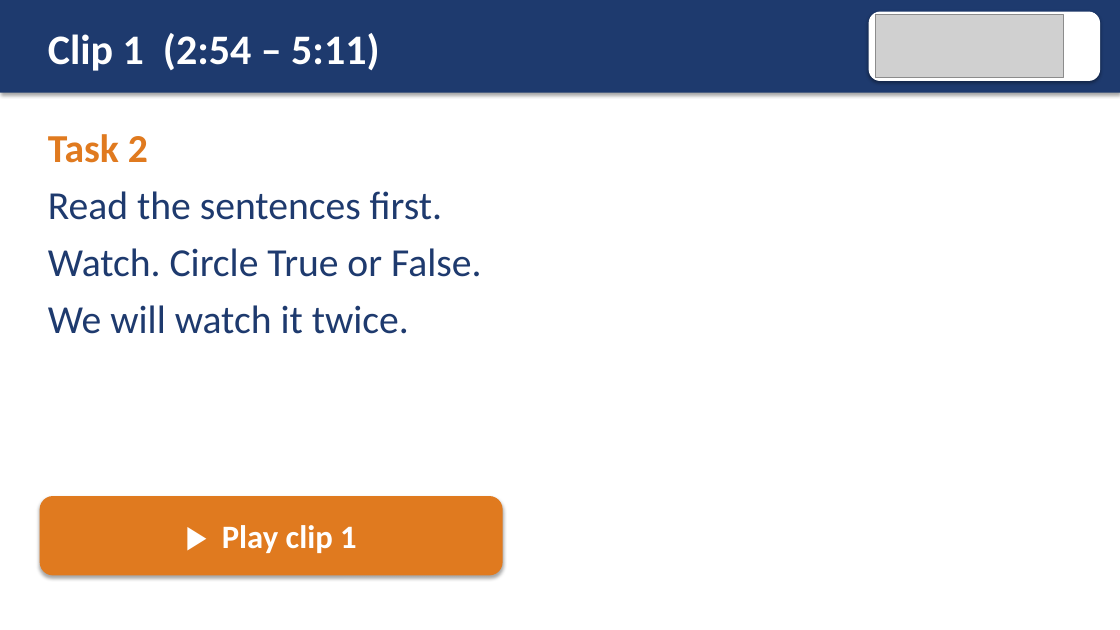
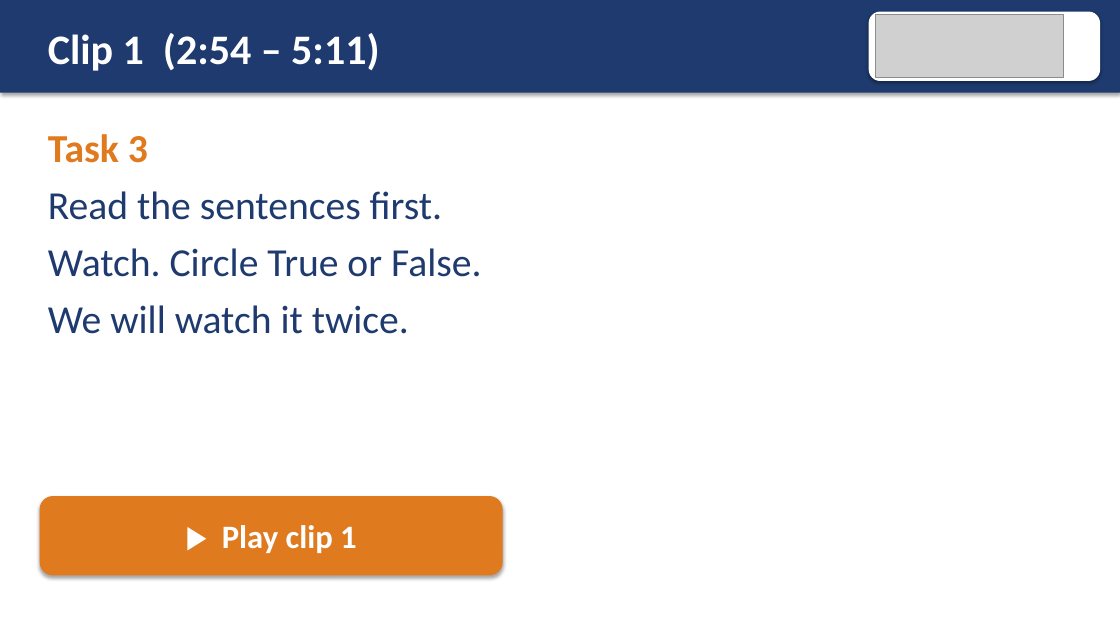
Before and after one commit to AtinWix/esol, a slide deck: slide 8 of child-migrant-stories/passing-tides/e2-e3-past-simple-sequencing-projector-slides.pptx (slide 6 before the commit). Drawn at 1120x630 pixels with LibreOffice and Linux fonts; fonts in the diff are those of the drawing; grey boxes stand for pictures. Boxes give left, top, right and bottom in pixels: in the first picture for what was removed or moved away, otherwise in the second. Text is boxed around its words. In the diff, an @@ line names an element or a change of style, - is before the commit and + after.

```diff
--- a/child-migrant-stories/passing-tides/e2-e3-past-simple-sequencing-projector-slides.pptx
+++ b/child-migrant-stories/passing-tides/e2-e3-past-simple-sequencing-projector-slides.pptx
@@ text at <box>48,134,148,163</box>: text changed @@
-Task 2
+Task 3
```
Also in this commit, not shown: 3 other slides changed, 2 slides added, 23 other files.
